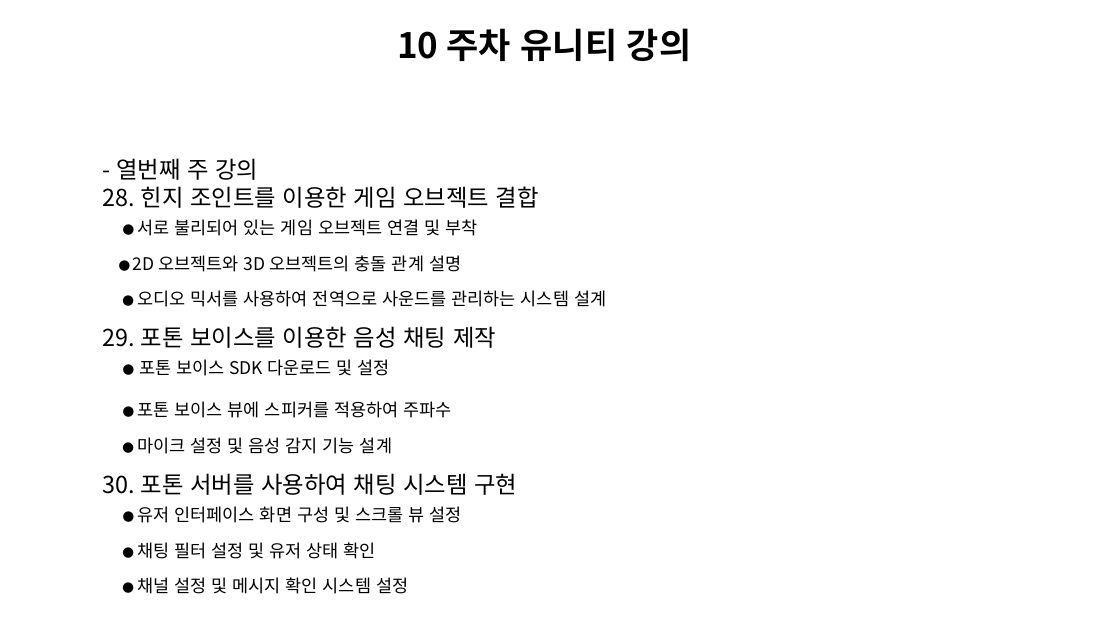
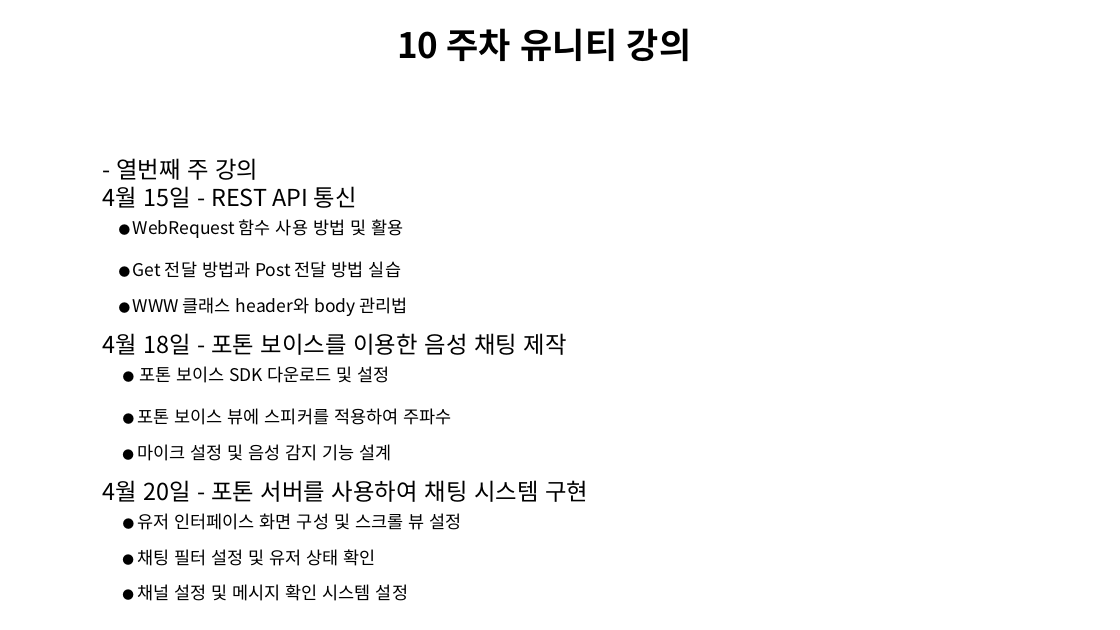
Before and after one commit to Unity2033/3D-UnityEngine, a slide deck: slide 11 of Assets/Curriculum/창신inc유니티 커리큘럼.pptx. Drawn at 1120x630 pixels with LibreOffice and Linux fonts; fonts in the diff are those of the drawing; background and template pictures are left out. Boxes give left, top, right and bottom in pixels: in the first picture for what was removed or moved away, otherwise in the second. Text is boxed around its words. In the diff, an @@ line names an element or a change of style, - is before the commit and + after.

```diff
--- a/Assets/Curriculum/창신inc유니티 커리큘럼.pptx
+++ b/Assets/Curriculum/창신inc유니티 커리큘럼.pptx
@@ text at (103, 186, 567, 355): text changed @@
-28. 힌지 조인트를 이용한 게임 오브젝트 결합
-● 서로 불리되어 있는 게임 오브젝트 연결 및 부착
-● 2D 오브젝트와 3D 오브젝트의 충돌 관계 설명
-● 오디오 믹서를 사용하여 전역으로 사운드를 관리하는 시스템 설계
-29. 포톤 보이스를 이용한 음성 채팅 제작
+4월 15일 - REST API 통신
+● WebRequest 함수 사용 방법 및 활용
+● Get 전달 방법과 Post 전달 방법 실습
+● WWW 클래스 header와 body 관리법
+4월 18일 - 포톤 보이스를 이용한 음성 채팅 제작
@@ text at (103, 480, 588, 530): text changed @@
-30. 포톤 서버를 사용하여 채팅 시스템 구현
-● 유저 인터페이스 화면 구성 및 스크롤 뷰 설정
+4월 20일 - 포톤 서버를 사용하여 채팅 시스템 구현
+● 유저 인터페이스 화면 구성 및 스크롤 뷰 설정
```
Also in this commit, not shown: 11 other slides changed, 1 slide added, 56 other files.
